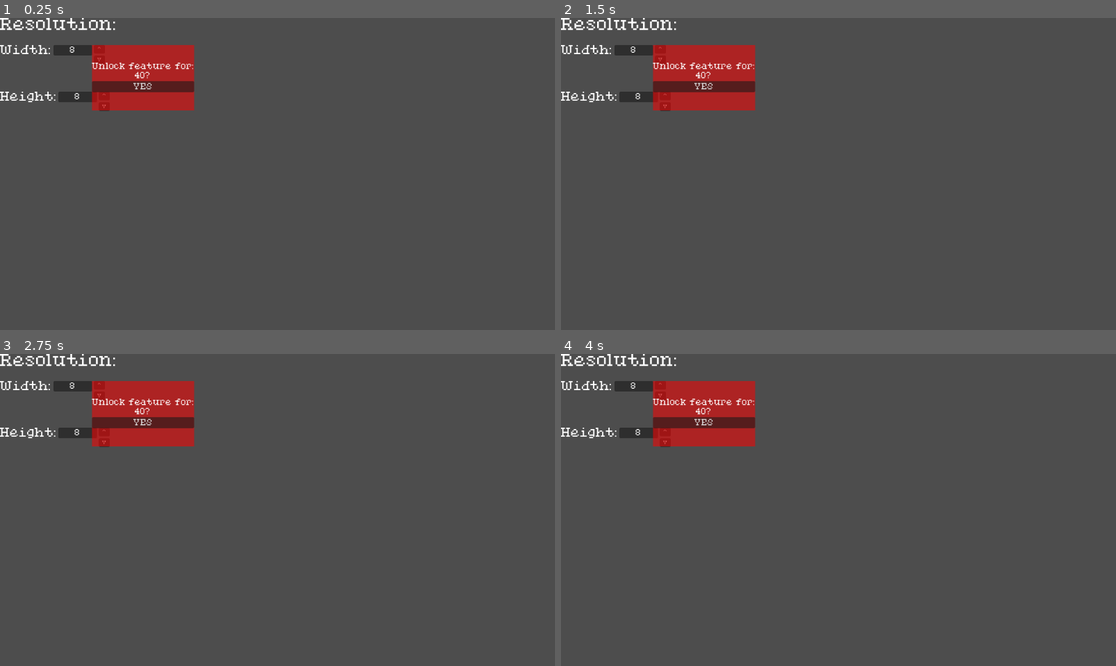
Above: before the commit, frames 1-4 (two rows, left to right).
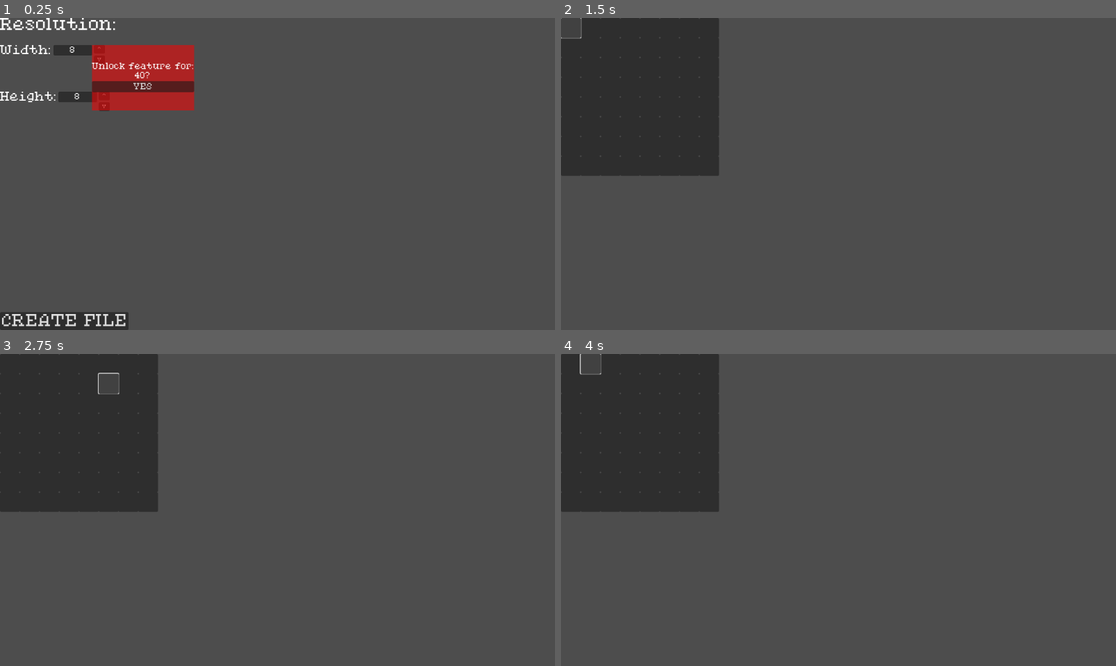
Above: after the commit, the same moments.

Repository: CodeOS99/PixelProLite
Game: Godot game, scene res://scenes/create_new_file.tscn
The game is run twice, just before and just after one commit, with the same random seed, the same clock (stepped at 60 frames per second) and the same inputs. This scene is started directly instead of the project's main scene.
Inputs (mouse positions are in pixels of both pictures, inside the frame that each line leads up to):
- Up to frame 1 (0.25 s): no input
- Up to frame 2 (1.5 s): click (627, 320) at 0.5 s, where only the run after the commit has a clickable "CREATE FILE"; click (572, 27) at 1.27 s
- Up to frame 3 (2.75 s): click (99, 385) at 2 s, where only the run before the commit has a clickable "^"
- Up to frame 4 (4 s): click (660, 394) at 2.75 s, where only the run before the commit has a clickable "v"; click (588, 363) at 3.52 s

The runs differ from the first frame. In frame 1, 1.2% of the frame differs, in the area x 0-24%, y 94-100%; in frame 2, 15%; in frame 3, 15%, in the area x 0-36%, y 0-51%; in frame 4, 15%.

Commit message:
Added a grid of 'pixels' when you create a new 'file'

Diff:
--- a/scenes/create_new_file.tscn
+++ b/scenes/create_new_file.tscn
@@ -1,7 +1,8 @@
-[gd_scene load_steps=3 format=3 uid="uid://crscrojno6pg3"]
+[gd_scene load_steps=4 format=3 uid="uid://crscrojno6pg3"]
 
 [ext_resource type="PackedScene" uid="uid://dekfd7elubhco" path="res://scenes/up_down_controlled_value.tscn" id="1_7jptm"]
 [ext_resource type="PackedScene" uid="uid://blonb44a54jmh" path="res://scenes/pay_wall.tscn" id="2_7t6lt"]
+[ext_resource type="Script" path="res://scripts/create_file_button.gd" id="3_xd3o8"]
 
 [node name="CreateNewFile" type="Control"]
 layout_mode = 3
@@ -59,3 +60,17 @@
 offset_top = 56.0
 offset_right = 403.0
 offset_bottom = 192.0
+
+[node name="CreateFileButton" type="Button" parent="."]
+layout_mode = 1
+anchors_preset = 2
+anchor_top = 1.0
+anchor_bottom = 1.0
+offset_top = -8.0
+offset_right = 8.0
+grow_vertical = 0
+theme_override_font_sizes/font_size = 32
+text = "CREATE FILE"
+script = ExtResource("3_xd3o8")
+
+[connection signal="pressed" from="CreateFileButton" to="CreateFileButton" method="_on_pressed"]
--- /dev/null
+++ b/scenes/drawing_pixel.tscn
@@ -0,0 +1,6 @@
+[gd_scene format=3 uid="uid://h5pudex7gjpg"]
+
+[node name="DrawingPixel" type="Button"]
+custom_minimum_size = Vector2(60, 60)
+offset_right = 8.0
+offset_bottom = 8.0
--- /dev/null
+++ b/scenes/main_draw_area.tscn
@@ -0,0 +1,27 @@
+[gd_scene load_steps=2 format=3 uid="uid://crqjrd446jcyy"]
+
+[ext_resource type="Script" path="res://scripts/drawing.gd" id="1_fhym6"]
+
+[node name="MainDrawArea" type="Control"]
+layout_mode = 3
+anchors_preset = 15
+anchor_right = 1.0
+anchor_bottom = 1.0
+grow_horizontal = 2
+grow_vertical = 2
+
+[node name="Drawing" type="Control" parent="."]
+layout_mode = 1
+anchors_preset = 15
+anchor_right = 1.0
+anchor_bottom = 1.0
+grow_horizontal = 2
+grow_vertical = 2
+script = ExtResource("1_fhym6")
+
+[node name="GridContainer" type="GridContainer" parent="Drawing"]
+layout_mode = 0
+offset_right = 40.0
+offset_bottom = 40.0
+theme_override_constants/h_separation = 0
+theme_override_constants/v_separation = 0
--- a/scripts/Globals.gd
+++ b/scripts/Globals.gd
@@ -1,3 +1,4 @@
 class_name Globals extends Node
 
 static var money: int = 100
+static var draw_size := Vector2(8, 8)
--- /dev/null
+++ b/scripts/create_file_button.gd
@@ -0,0 +1,5 @@
+extends Button
+
+func _on_pressed() -> void:
+	Globals.draw_size = Vector2($"../Resolution/ResolutionContainer/WidthContainer/UpDownControlledValue".value, $"../Resolution/ResolutionContainer/HBoxContainer/UpDownControlledValue".value)
+	get_tree().change_scene_to_file("res://scenes/main_draw_area.tscn")
--- /dev/null
+++ b/scripts/drawing.gd
@@ -0,0 +1,15 @@
+extends Control
+
+var pixel_size: int
+
+var pixel = preload("res://scenes/drawing_pixel.tscn")
+
+func _ready() -> void:
+	var available_area = get_viewport().size/2
+	var pixel_size = ceil(min(available_area[0]/Globals.draw_size[0], available_area[1]/Globals.draw_size[1]))
+	print(pixel_size)
+	$GridContainer.columns = Globals.draw_size[0]
+	for i in range(Globals.draw_size[0] * Globals.draw_size[1]):
+		var px: Button = pixel.instantiate()
+		$GridContainer.add_child(px)
+		px.custom_minimum_size = Vector2(pixel_size, pixel_size)
--- a/scripts/up_down_controlled_value.gd
+++ b/scripts/up_down_controlled_value.gd
@@ -1,4 +1,14 @@
 extends HBoxContainer
+
+@export var min_change: int
+@export var max_change: int
+
+var value = 0
+
+func _ready() -> void:
+	$UpDownButton.min_change = min_change
+	$UpDownButton.max_change = max_change
 
 func _process(delta: float) -> void:
 	$PanelContainer/Label.text = str($UpDownButton.change + 0)
+	value = $UpDownButton.change
